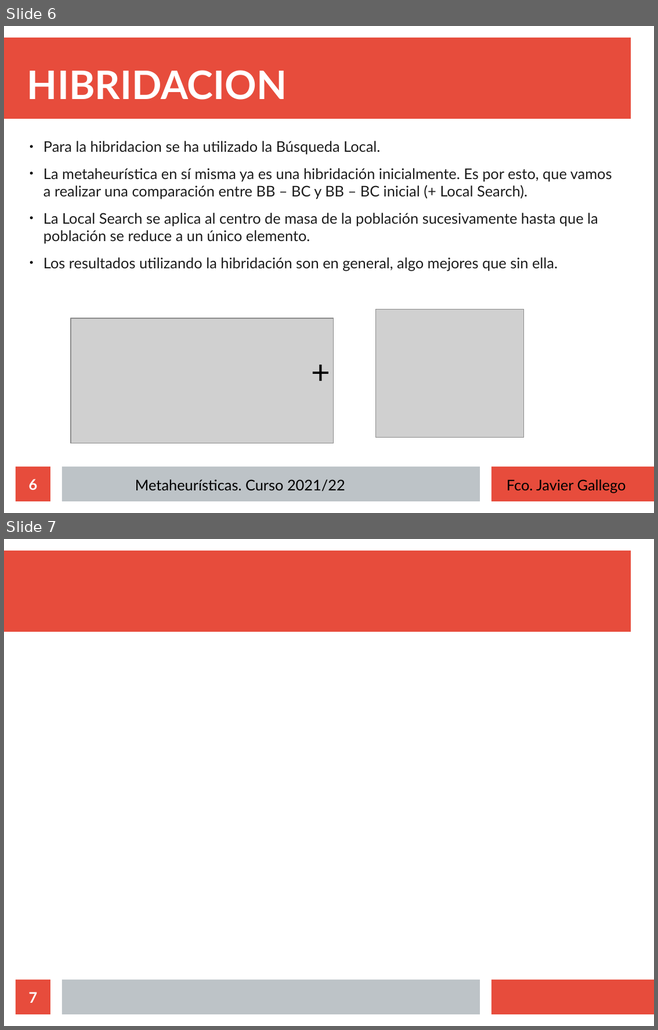
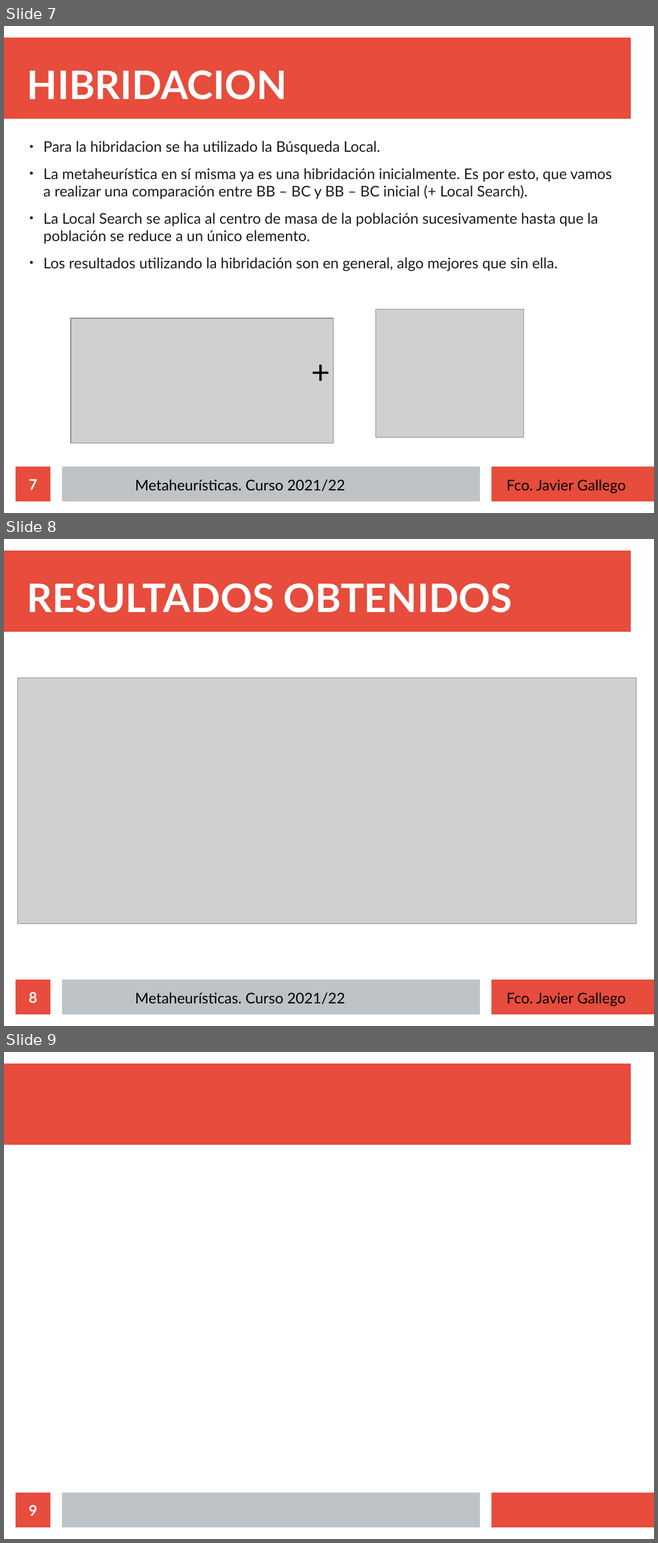
Before and after one commit to javigallego4/MH, a slide deck: Teoria/Proyecto Final/presentacion.odp. Shown one above the other, each under a label of ours: slides 6 and 7 before the commit, slides 7, 8 and 9 after it. The pictures are 658x1030 and 658x1543 pixels, drawn with LibreOffice and Linux fonts; fonts in the diff are those of the drawing; grey boxes stand for pictures. Boxes give left, top, right and bottom in pixels: in the first picture for what was removed or moved away, otherwise in the second. Text is boxed around its words. In the diff, an @@ line names an element or a change of style, - is before the commit and + after.

```diff
--- a/Teoria/Proyecto Final/presentacion.odp
+++ b/Teoria/Proyecto Final/presentacion.odp
@@ slide 8 added at (4,539,654,1026), background #FFFFFF; not listed: 3 template elements that a slide beside it also shows @@
@@ title added at (27,583,512,613), 48 pt, text #FFFFFF, bold @@
+RESULTADOS OBTENIDOS
@@ picture added at (18,678,637,924) @@
@@ page number added at (16,980,50,1015), fill #E74C3C, 18 pt, text #FFFFFF, bold @@
+8
@@ text added at (135,993,345,1004), 18 pt, text #000000 @@
+Metaheurísticas. Curso 2021/22
@@ text added at (506,993,626,1006), 18 pt, text #000000 @@
+Fco. Javier Gallego
@@ what was slide 6 is now slide 7 @@
@@ page number at (29,479,38,490): text changed @@
-6
+7
@@ what was slide 7 is now slide 9 @@
@@ page number at (29,1505,38,1516): text changed @@
-7
+9
```
Also in this commit, not shown: 1 other slide added, 24 other files.
